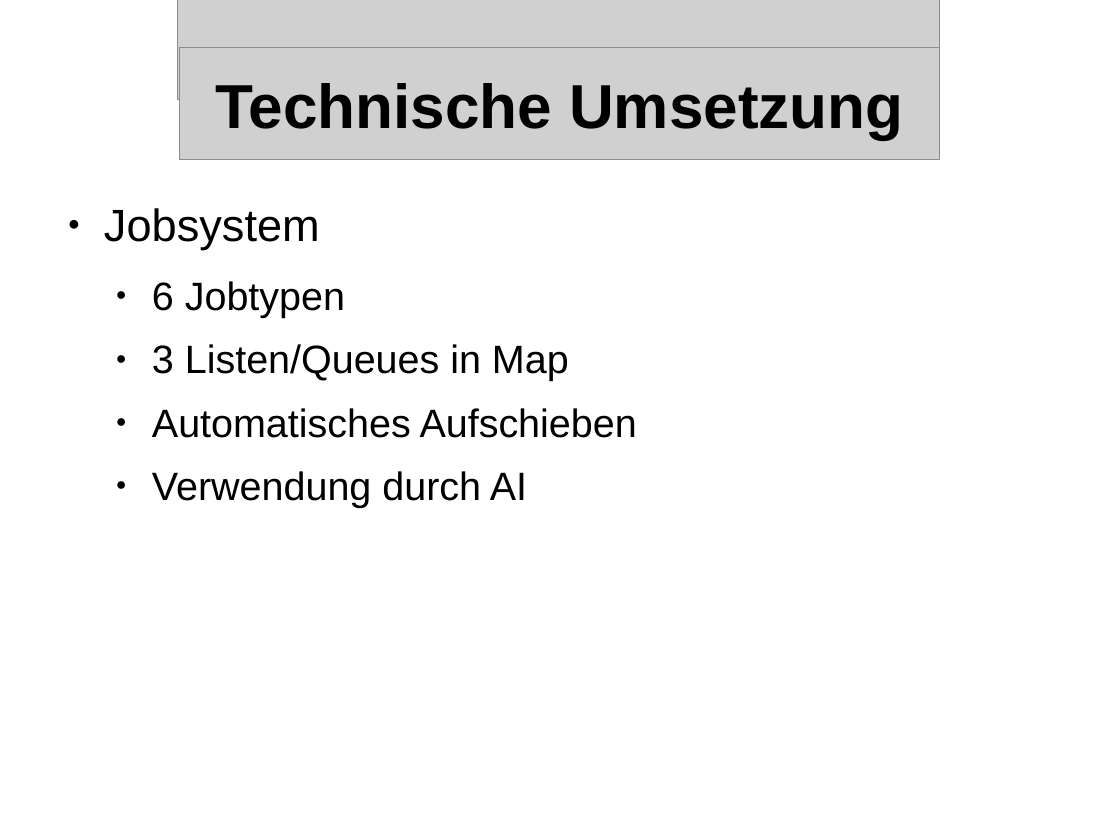
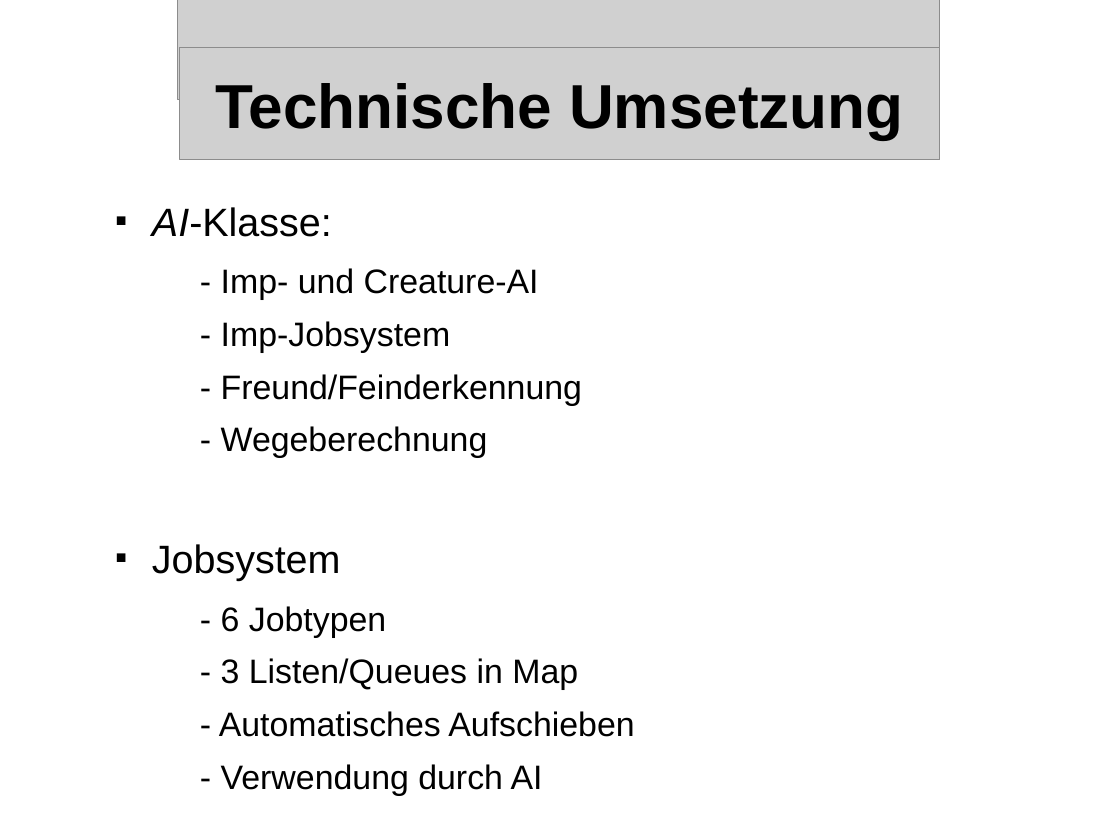
Before and after one commit to streber91/3D-Game-Project, a slide deck: slide 10 of Documents/Präsentationen/Underlord Abschlusspräsentation.odp (slide 11 before the commit). Drawn at 1120x840 pixels with LibreOffice and Linux fonts; fonts in the diff are those of the drawing; grey boxes stand for pictures; background and template pictures are left out. Boxes give left, top, right and bottom in pixels: in the first picture for what was removed or moved away, otherwise in the second. Text is boxed around its words. In the diff, an @@ line names an element or a change of style, - is before the commit and + after.

```diff
--- a/Documents/Präsentationen/Underlord Abschlusspräsentation.odp
+++ b/Documents/Präsentationen/Underlord Abschlusspräsentation.odp
@@ text at bbox=[152, 207, 582, 458]: paragraphs added @@
+  ■ AI-Klasse:
+    - Imp- und Creature-AI
+    - Imp-Jobsystem
+    - Freund/Feinderkennung
+    - Wegeberechnung
@@ text at bbox=[152, 544, 341, 581]: size 32 to 28 pt in "Jobsystem"; bullet ● to ■; list level 1 to 2 in "Jobsystem" @@
@@ text at bbox=[219, 606, 634, 796]: text changed; size 28 to 24 pt @@
-  ● 6 Jobtypen
-  ● 3 Listen/Queues in Map
-  ● Automatisches Aufschieben
-  ● Verwendung durch AI
+    - 6 Jobtypen
+    - 3 Listen/Queues in Map
+    - Automatisches Aufschieben
+    - Verwendung durch AI
```
Also in this commit, not shown: 8 other slides changed, 1 slide removed.
